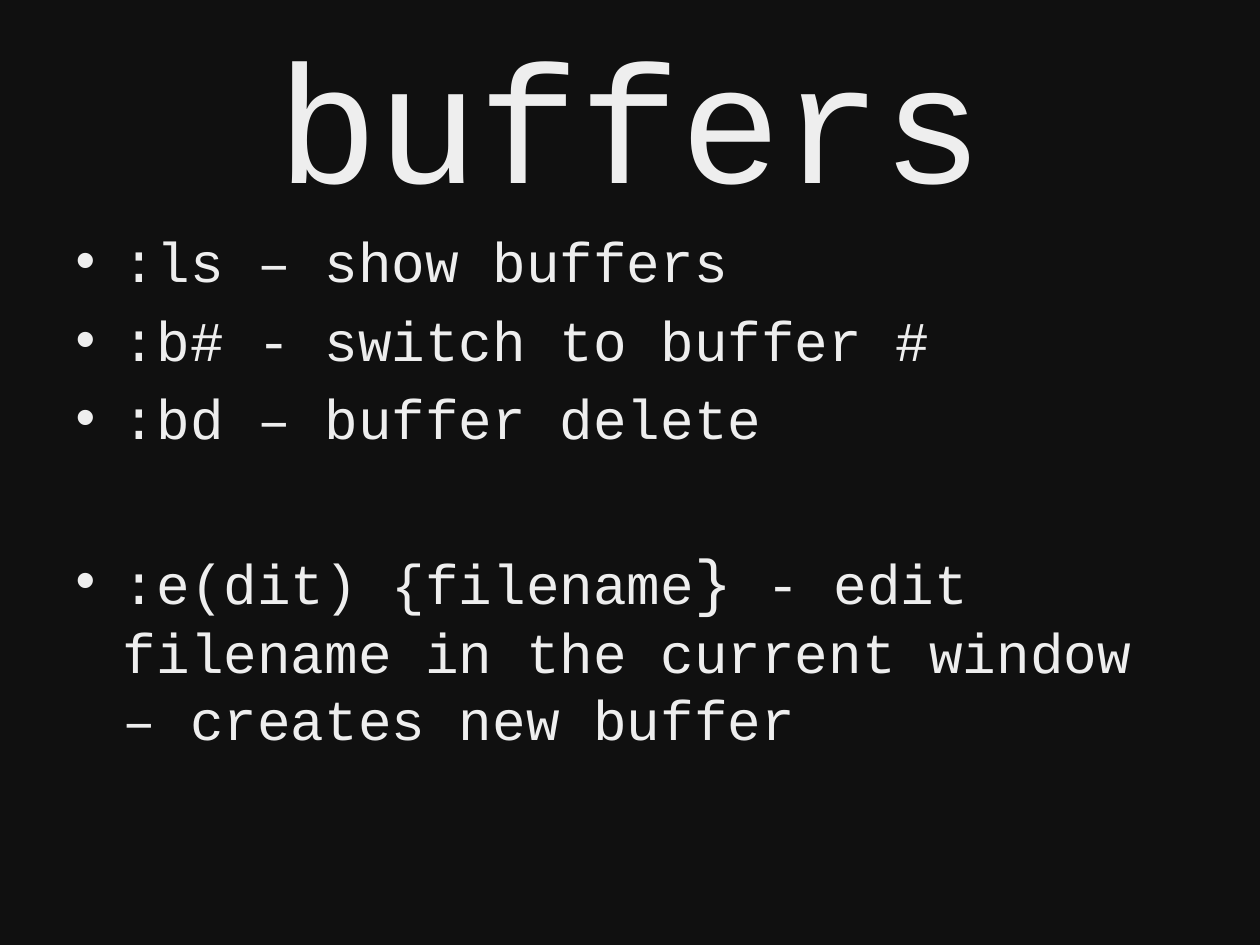
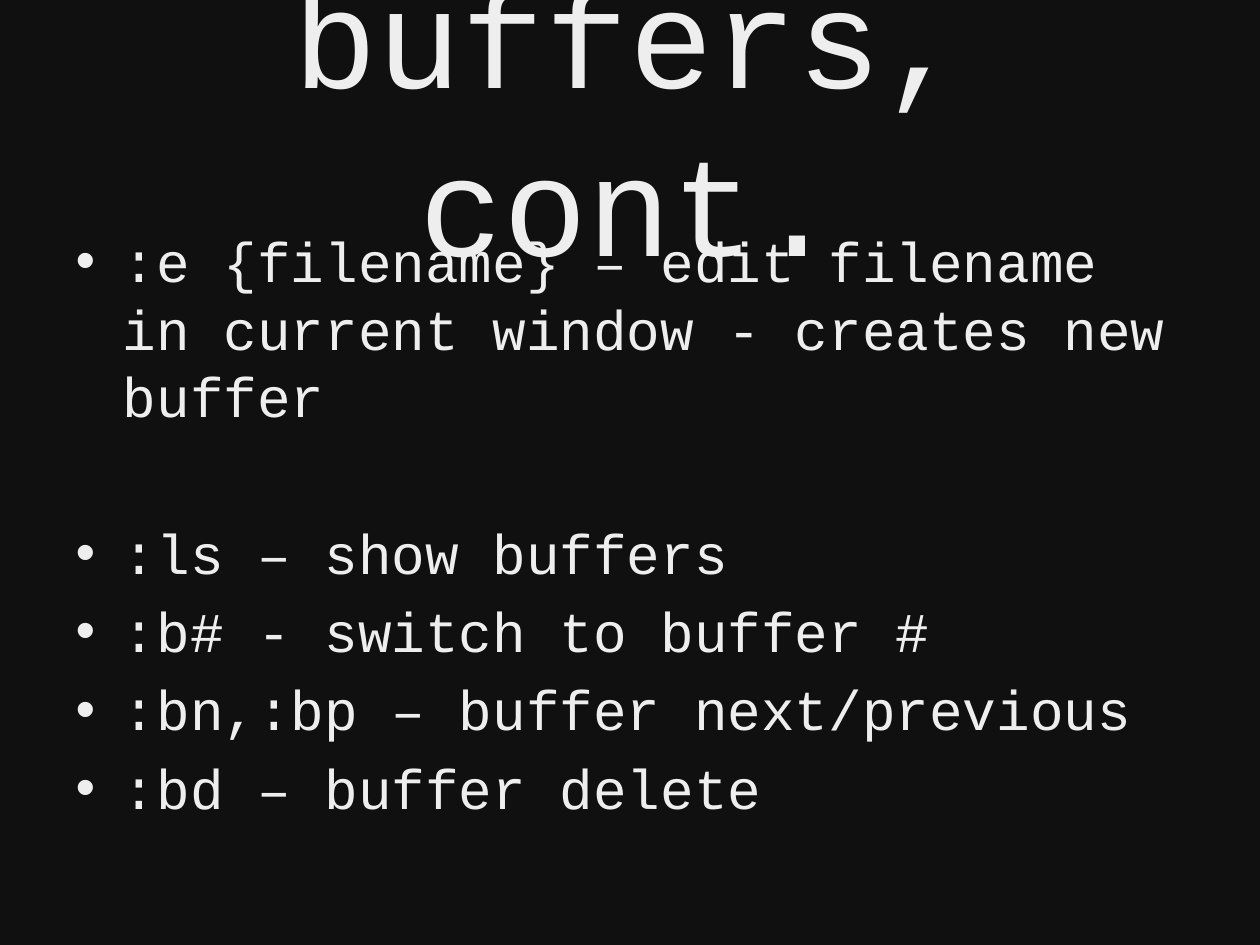
Before and after one commit to kyletolle/talks, a slide deck: slide 32 of beginning_vim-04.17.2012.pptx (slide 31 before the commit). Drawn at 1260x945 pixels with LibreOffice and Linux fonts; fonts in the diff are those of the drawing. Boxes give left, top, right and bottom in pixels: in the first picture for what was removed or moved away, otherwise in the second. Text is boxed around its words. In the diff, an @@ line names an element or a change of style, - is before the commit and + after.

```diff
--- a/beginning_vim-04.17.2012.pptx
+++ b/beginning_vim-04.17.2012.pptx
@@ title at [294, 0, 966, 293]: text changed; size 96 to 80 pt @@
-buffers
+buffers, cont.
@@ text at [123, 242, 1165, 418]: paragraph added @@
+• :e {filename} – edit filename in current window - creates new buffer
@@ text at [123, 564, 1131, 741]: paragraph removed @@
-• :e(dit) {filename} - edit filename in the current window – creates new buffer
@@ text at [123, 690, 1131, 742]: paragraph added @@
+• :bn,:bp – buffer next/previous
```
Also in this commit, not shown: 3 other slides changed, 2 slides added.
